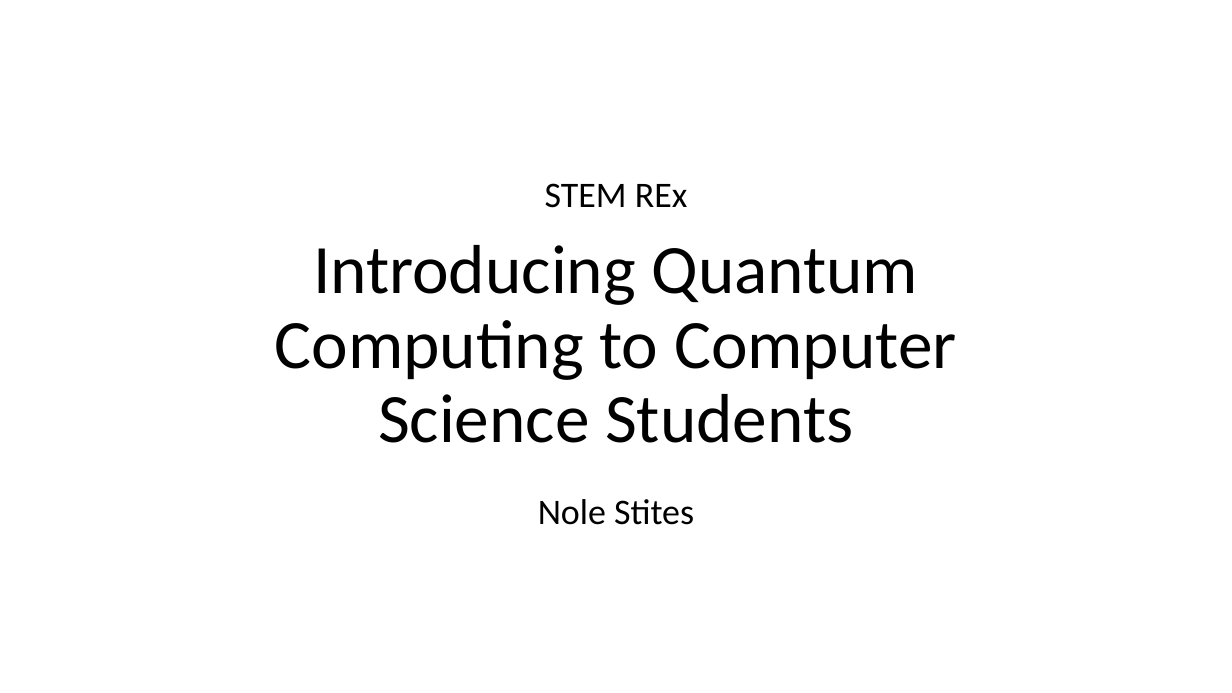
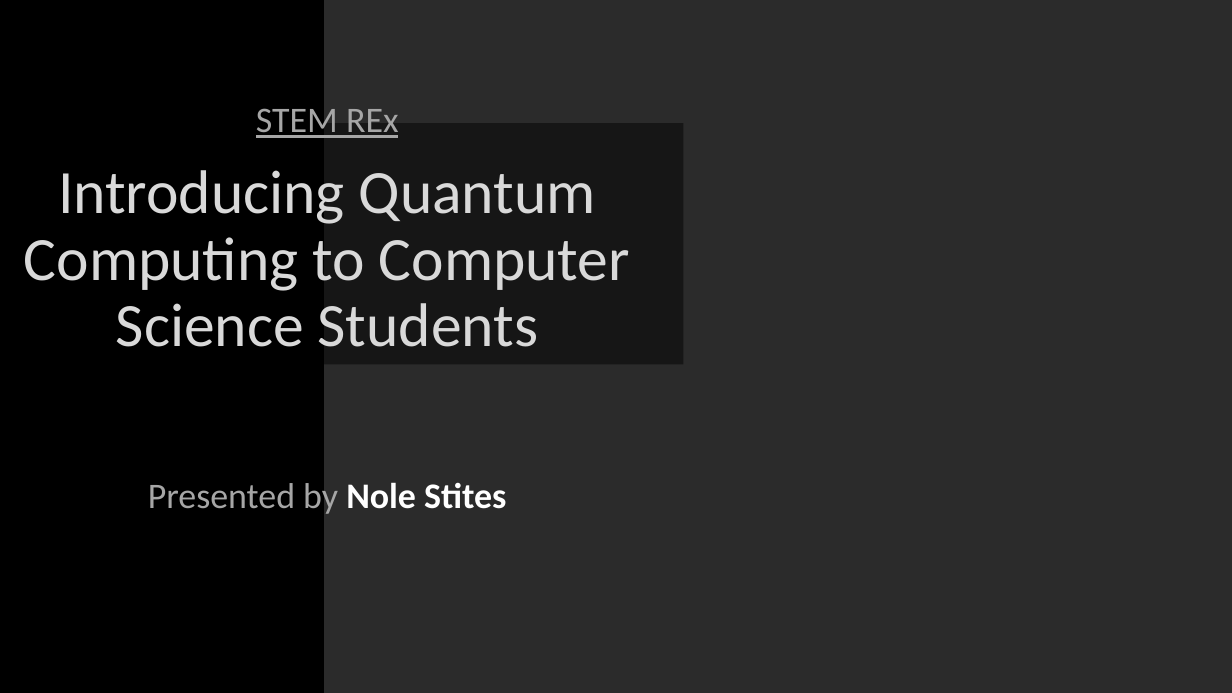
Before and after one commit to NoleStites/STEM-REx, a slide deck: slide 1 of Faculty_Presentation_DRAFT_2.pptx. Drawn at 1232x693 pixels with LibreOffice and Linux fonts; fonts in the diff are those of the drawing; background and template pictures are left out; a plain dark background stands for a picture behind light text. Boxes give left, top, right and bottom in pixels: in the first picture for what was removed or moved away, otherwise in the second. Text is boxed around its words. In the diff, an @@ line names an element or a change of style, - is before the commit and + after.

```diff
--- a/Faculty_Presentation_DRAFT_2.pptx
+++ b/Faculty_Presentation_DRAFT_2.pptx
@@ background #FFFFFF to picture (left out) @@
@@ rectangle added at [0,0,323,693], fill #000000, outline #000000 2.25 pt @@
@@ subtitle "STEM REx": place and size @@
-subtitle "STEM REx" at [545,183,688,208]
+subtitle "STEM REx" at [256,103,399,138]
@@ subtitle "STEM REx" at [256,103,399,138]: text colour #000000 to #A6A6A6, underline on @@
@@ title "Introducing Quantum Computing to Computer ...": place and size @@
-title "Introducing Quantum Computing to Computer ..." at [275,245,957,443]
+title "Introducing Quantum Computing to Computer ..." at [0,123,684,364]
@@ title "Introducing Quantum Computing to Computer ..." at [0,123,684,364]: size 54 to 48 pt, text colour #000000 to #D9D9D9; fill none to #000000 at 48% opacity @@
@@ text at [148,478,506,517]: text changed; text colour #000000 to #A6A6A6 @@
-Nole Stites
+Presented by Nole Stites
```
Also in this commit, not shown: 8 other slides changed, 1 slide added, 5 other files.
